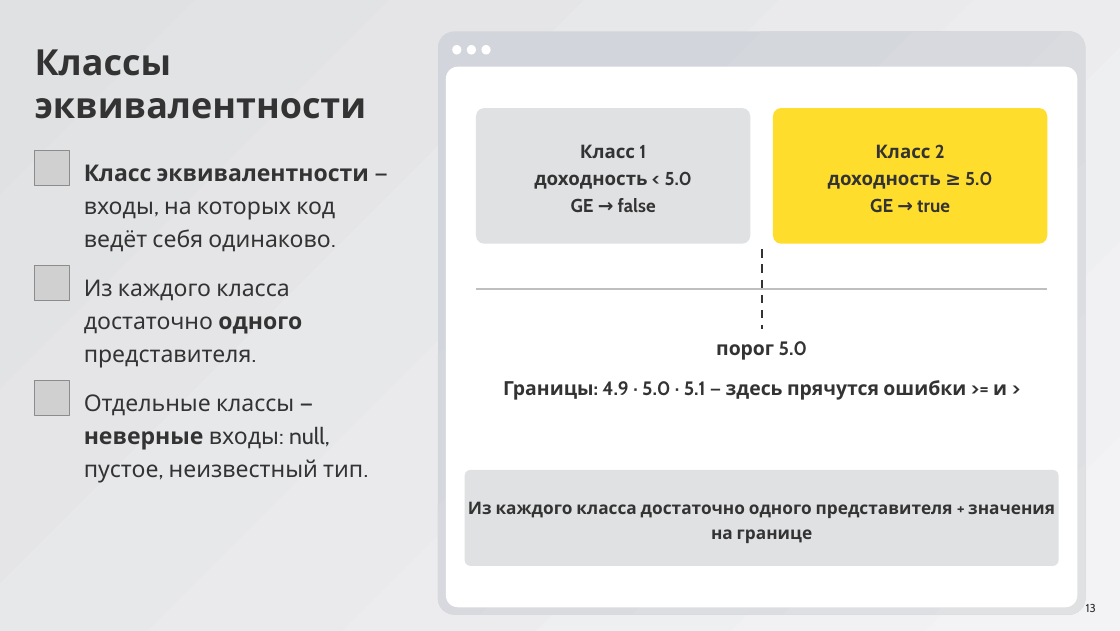
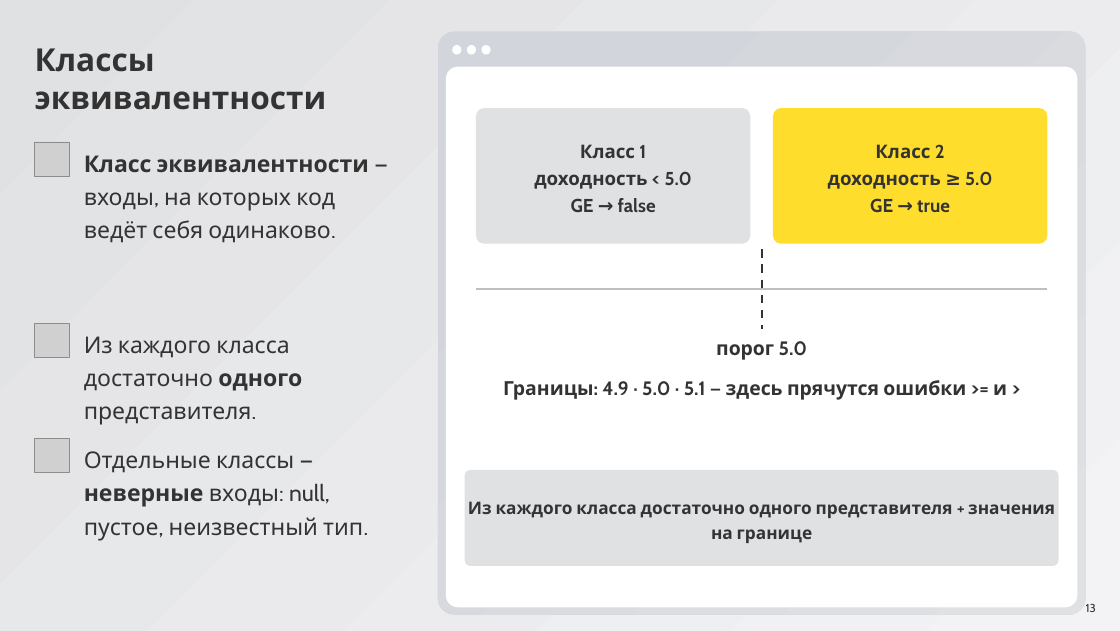
Before and after one commit to ArthurAipov/market-pulse-innopolis, a slide deck: slide 13 of advanced/docs/seminar8/Семинар 8.pptx. Drawn at 1120x631 pixels with LibreOffice and Linux fonts; fonts in the diff are those of the drawing; grey boxes stand for pictures. Boxes give left, top, right and bottom in pixels: in the first picture for what was removed or moved away, otherwise in the second. Text is boxed around its words. In the diff, an @@ line names an element or a change of style, - is before the commit and + after.

```diff
--- a/advanced/docs/seminar8/Семинар 8.pptx
+++ b/advanced/docs/seminar8/Семинар 8.pptx
@@ text "Классы эквивалентности" at (x1=35, y1=48, x2=327, y2=110): size 50 to 44 pt @@
@@ picture moved from (x1=35, y1=151, x2=69, y2=185) to (x1=35, y1=142, x2=69, y2=176) @@
@@ text "Класс эквивалентности — входы, на ..." moved from (x1=84, y1=164, x2=369, y2=252) to (x1=84, y1=155, x2=369, y2=243) @@
@@ 2 pictures, 1 text moved together from (x1=35, y1=266, x2=302, y2=415) to (x1=35, y1=323, x2=302, y2=473) @@
@@ text "Отдельные классы — неверные входы: ..." moved from (x1=84, y1=394, x2=363, y2=483) to (x1=84, y1=451, x2=363, y2=541) @@
```
Also in this commit, not shown: 30 other slides changed.
